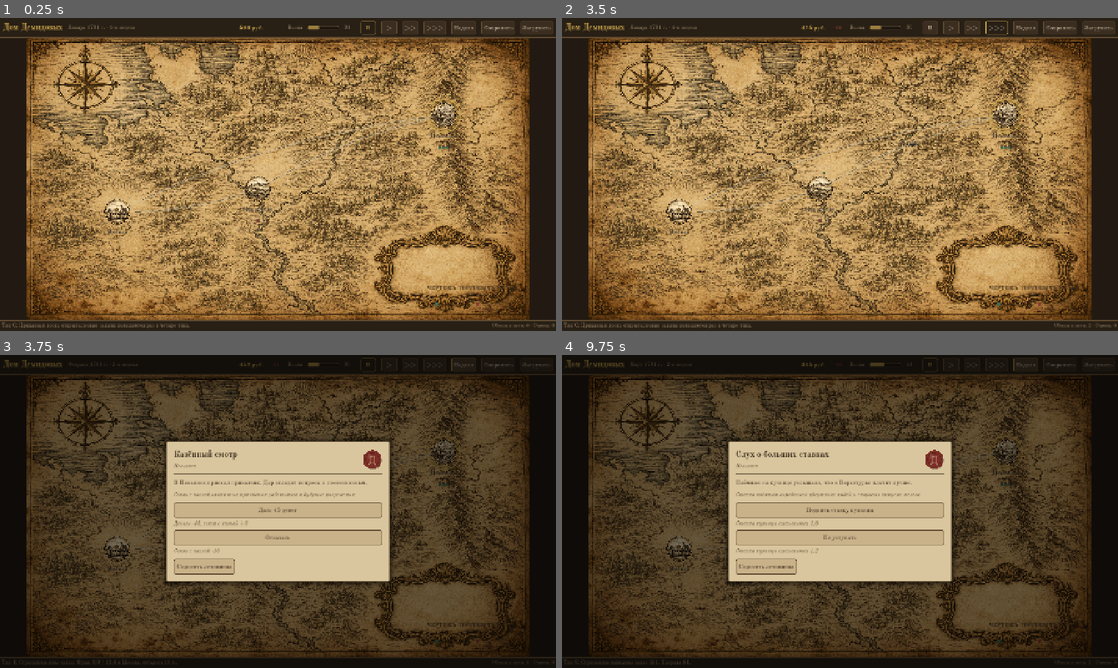
Above: before the commit, frames 1-4 (two rows, left to right).
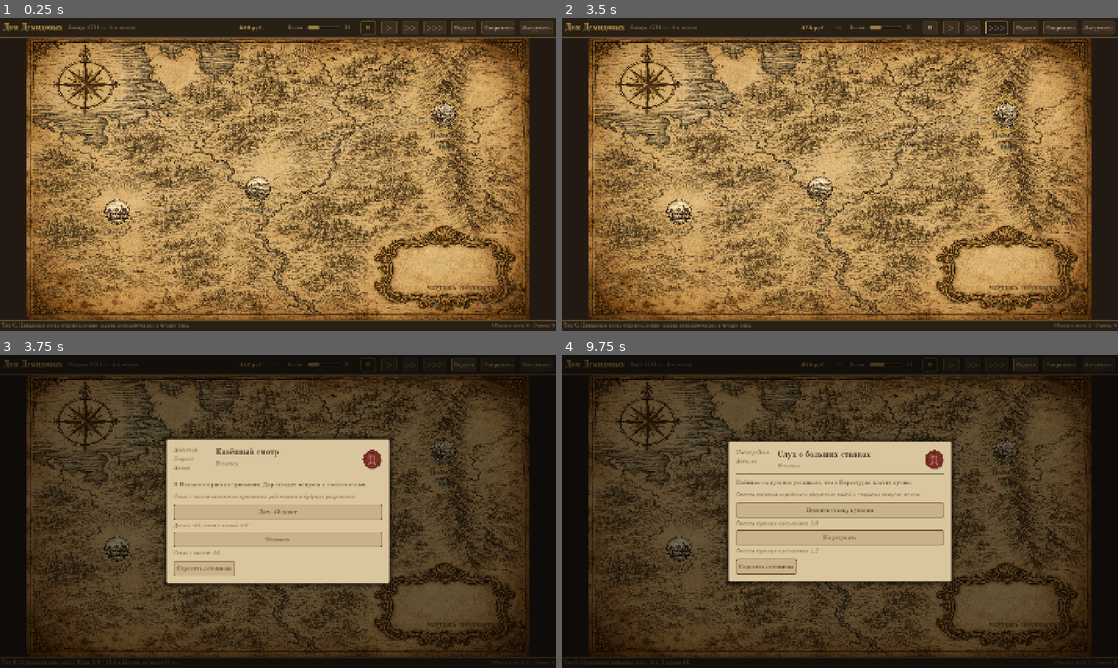
Above: after the commit, the same moments.

Repository: chas36/bearconomy
Game: Godot game, scene res://ui/main.tscn
Two runs of this game, one before a commit and one after it. Both use one fixed random seed, a clock stepped at 60 frames per second and the inputs below.
Inputs:
- Up to frame 1 (0.25 s): no input
- Up to frame 2 (3.5 s): click "II" at 0.5 s; click ">" at 1.25 s; click ">>" at 2 s; click ">>>" at 2.75 s
- Up to frame 3 (3.75 s): click "Неделя" at 3.5 s
- Up to frame 4 (9.75 s): click "Сохранить" at 4.25 s; click "Загрузить" at 5 s; click "Дать 45 денег" at 5.75 s; click "II" at 6.5 s; click ">" at 7.25 s; click ">>" at 8 s; click ">>>" at 8.75 s; click "Неделя" at 9.5 s

Frames 1-2 are identical in both runs. In frame 3, 3.1% of the frame differs, in the area x 29-71%, y 26-74%; in frame 4, 0.3%.

Commit message:
ui: портрет и имя отправителя в событии-письме
Co-Authored-By: Claude Fable 5 <noreply@anthropic.com>

Diff:
--- a/sim/event_catalog.gd
+++ b/sim/event_catalog.gd
@@ -26,6 +26,7 @@
 		"body": "В Невьянск приехал приказчик. Дар сгладит вопросы к посессионным.",
 		"trigger": {"tick": 5},
 		"tags": ["state", "inspection", "labor"],
+		"speaker_role": "podyachy",
 		"participants": ["Казённый приказчик", "Заводская контора"],
 		"location": "Невьянск",
 		"stakes": "Связи с казной влияют на приписных работников и будущие разрешения.",
@@ -63,6 +64,7 @@
 		"body": "Наёмные на кузнице услышали, что в Верхотурье платят лучше.",
 		"trigger": {"tick": 9},
 		"tags": ["labor", "wage", "enterprise"],
+		"speaker_role": "master",
 		"participants": ["Наёмные кузнецы", "Приказчик кузницы"],
 		"location": "Невьянск",
 		"stakes": "Ставка наёмным определяет удержание людей и скорость выпуска железа.",
@@ -102,6 +104,7 @@
 		"conditions":
 		{"node_stock_below": {"node": "Макарьево", "good": Goods.Good.ZERNO, "value": 160.0}},
 		"tags": ["market", "grain", "logistics"],
+		"speaker_role": "kupets",
 		"participants": ["Макарьевские купцы", "Заводской закупщик"],
 		"location": "Макарьево",
 		"stakes": "Зерно кормит работников, а доставка на Урал занимает несколько тиков.",
--- a/tests/screenshot.gd
+++ b/tests/screenshot.gd
@@ -20,6 +20,7 @@
 		{"name": "city", "action": _open_city.bind("Невьянск")},
 		{"name": "city_moscow", "action": _open_city.bind("Москва")},
 		{"name": "city_market", "action": _open_paper.bind("Невьянск", "market")},
+		{"name": "event", "action": _open_event},
 	]
 
 
@@ -55,3 +56,13 @@
 func _open_paper(node_name: String, paper_id: String) -> void:
 	_open_city(node_name)
 	_main._on_paper_requested(paper_id)
+
+
+func _open_event() -> void:
+	_main._paper_panel.close()
+	_main._on_city_back()
+	var gameplay = _main.gameplay
+	while not gameplay.has_pending_event() and gameplay.economy.tick_count < 20:
+		gameplay.advance_tick()
+	_main._refresh_all()
+	_main._show_pending_event()
--- a/ui/event_dialog.gd
+++ b/ui/event_dialog.gd
@@ -5,6 +5,8 @@
 signal llm_requested
 
 const UiTheme := preload("res://ui/ui_theme.gd")
+const GenAssets := preload("res://ui/gen_assets.gd")
+const Persona := preload("res://ui/persona.gd")
 
 var _title_label: Label
 var _location_label: Label
@@ -12,6 +14,8 @@
 var _stakes_label: Label
 var _choice_box: VBoxContainer
 var _llm_button: Button
+var _portrait: TextureRect
+var _speaker_label: Label
 
 
 func _init() -> void:
@@ -25,6 +29,13 @@
 	_title_label.text = event.get("title", "Событие")
 	_location_label.text = event.get("location", "")
 	_location_label.visible = _location_label.text != ""
+
+	var persona: Dictionary = Persona.for_event(
+		event.get("id", ""), event.get("speaker_role", "prikazchik")
+	)
+	_portrait.texture = GenAssets.texture(persona["portrait"])
+	_portrait.visible = _portrait.texture != null
+	_speaker_label.text = "%s %s" % [persona["title"], persona["name"]]
 	_body_label.text = event.get("generated_body", event.get("body", ""))
 	_stakes_label.text = event.get("stakes", "")
 	_stakes_label.visible = _stakes_label.text != ""
@@ -84,6 +95,8 @@
 	head.add_theme_constant_override("separation", 12)
 	body.add_child(head)
 
+	head.add_child(_build_speaker_column())
+
 	var head_text := VBoxContainer.new()
 	head_text.size_flags_horizontal = Control.SIZE_EXPAND_FILL
 	head.add_child(head_text)
@@ -129,6 +142,25 @@
 	footer.add_child(_llm_button)
 
 
+# Колонка отправителя: портрет-парсуна и подпись «роль имя»
+func _build_speaker_column() -> Control:
+	var column := VBoxContainer.new()
+	column.add_theme_constant_override("separation", 4)
+
+	_portrait = TextureRect.new()
+	_portrait.custom_minimum_size = Vector2(96, 96)
+	_portrait.expand_mode = TextureRect.EXPAND_IGNORE_SIZE
+	_portrait.stretch_mode = TextureRect.STRETCH_KEEP_ASPECT_CENTERED
+	column.add_child(_portrait)
+
+	_speaker_label = Label.new()
+	_speaker_label.theme_type_variation = "InkDimLabel"
+	_speaker_label.autowrap_mode = TextServer.AUTOWRAP_WORD_SMART
+	_speaker_label.custom_minimum_size.x = 96
+	column.add_child(_speaker_label)
+	return column
+
+
 func _on_choice(index: int) -> void:
 	hide()
 	choice_made.emit(index)
